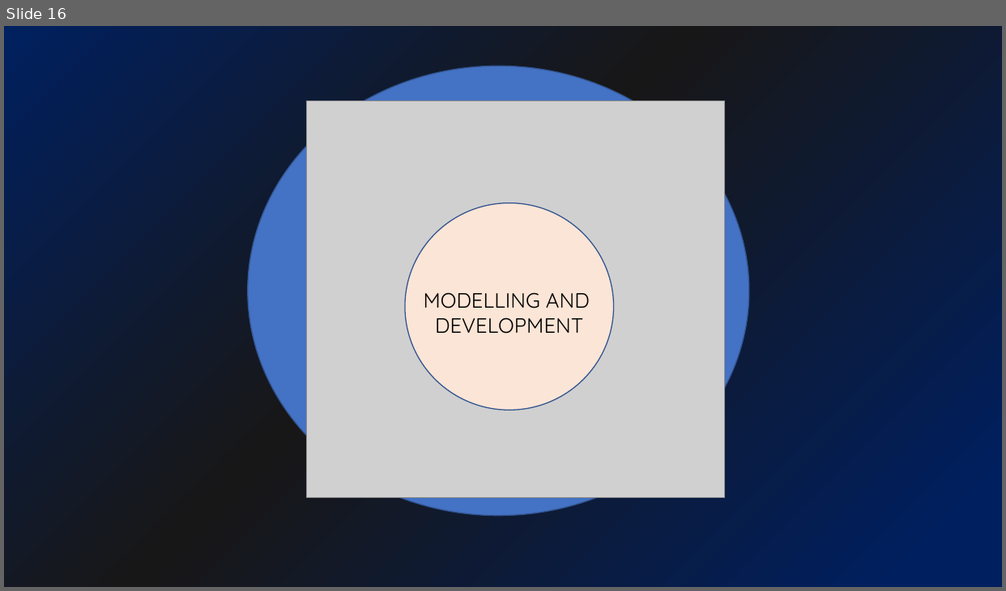
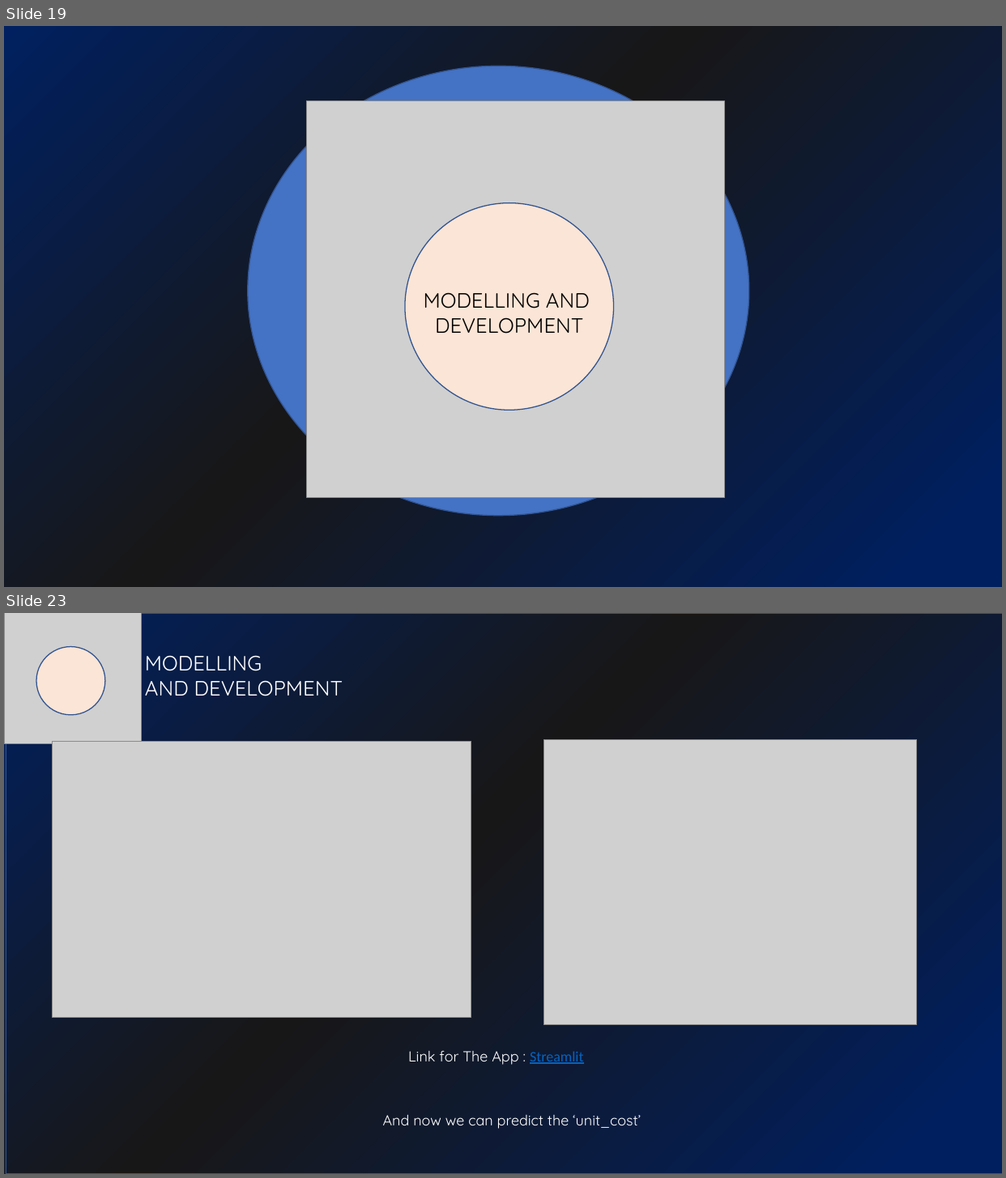
Before and after one commit to yodialfa/BPJSCostPrediction-Hackathon, a slide deck: bpjs.pptx. Shown one above the other, each under a label of ours: slide 16 before the commit, slides 19 and 23 after it; the slides between them are not shown. The pictures are 1006x591 and 1006x1178 pixels, drawn with LibreOffice and Linux fonts; fonts in the diff are those of the drawing; grey boxes stand for pictures. Boxes give left, top, right and bottom in pixels: in the first picture for what was removed or moved away, otherwise in the second. Text is boxed around its words. In the diff, an @@ line names an element or a change of style, - is before the commit and + after.

```diff
--- a/bpjs.pptx
+++ b/bpjs.pptx
@@ slide 23 added at (4,613,1002,1174), background gradient #001F5E to #181717 to #002060 @@
@@ ellipse added at (4,613,1002,1174), fill #4472C4 at 11% opacity, outline #325491 1 pt @@
@@ picture added at (4,613,142,744) @@
@@ rectangle added at (6,613,1002,1174), fill gradient #001F5E to #181717 to #002060, outline #325491 1 pt @@
@@ ellipse added at (36,647,105,715), fill #FBE5D6, outline #325491 1 pt @@
@@ text added at (145,655,343,696), 20 pt, text #FFFFFF @@
+MODELLING
+AND DEVELOPMENT
@@ picture added at (52,742,471,1018) @@
@@ picture added at (543,739,918,1024) @@
@@ text added at (408,1051,584,1065), 14 pt, text #FFFFFF @@
+Link for The App : Streamlit
@@ text added at (383,1115,641,1129), 14 pt, text #FFFFFF @@
+And now we can predict the ‘unit_cost’
@@ what was slide 16 is now slide 19 @@
```
Also in this commit, not shown: 3 slides changed, 6 other slides added, 2 other files.
